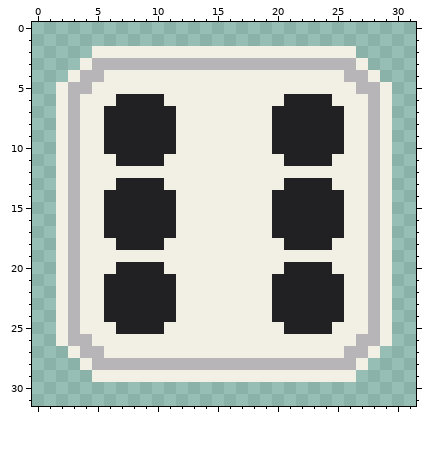
Two states of a pixel-art file, Assets/Smooz/Arts/Dice/Dice_6.aseprite. Above, as it was before the edit.
32x32 pixels, 1 frame.
New version:
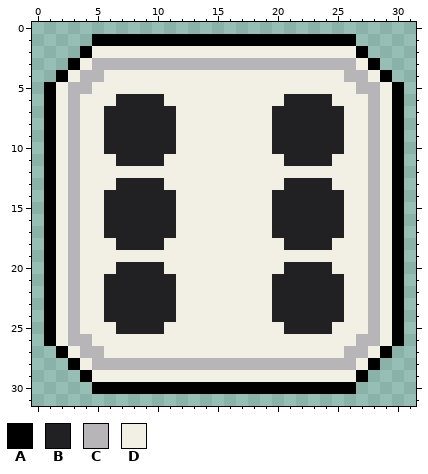
Palette (. is transparent): A #000000  B #212123  C #b8b5b9  D #f2f0e5
Diff:
Layer "Six":
y 1: x 5..26 ...................... -> AAAAAAAAAAAAAAAAAAAAAA
y 2: x 4 . -> A; x 27 . -> A
y 3: x 3 . -> A; x 28 . -> A
y 4: x 2 . -> A; x 29 . -> A
y 5..26: x 1 . -> A; x 30 . -> A
y 27: x 2 . -> A; x 29 . -> A
y 28: x 3 . -> A; x 28 . -> A
y 29: x 4 . -> A; x 27 . -> A
y 30: x 5..26 ...................... -> AAAAAAAAAAAAAAAAAAAAAA
